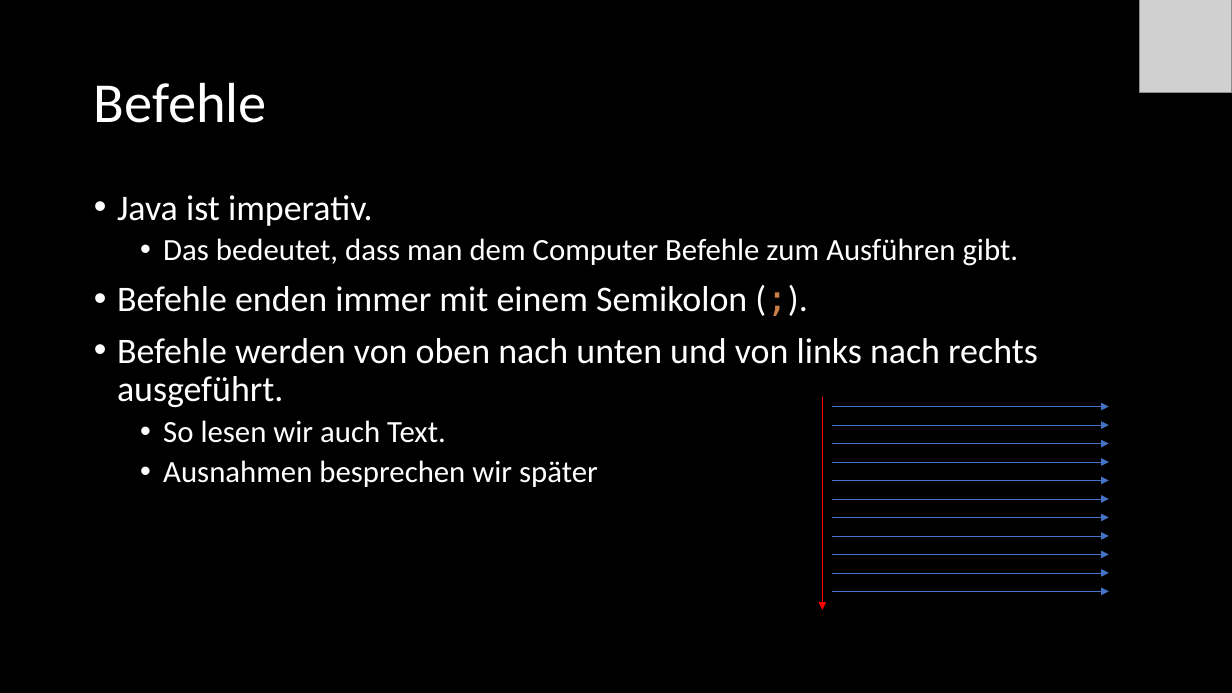
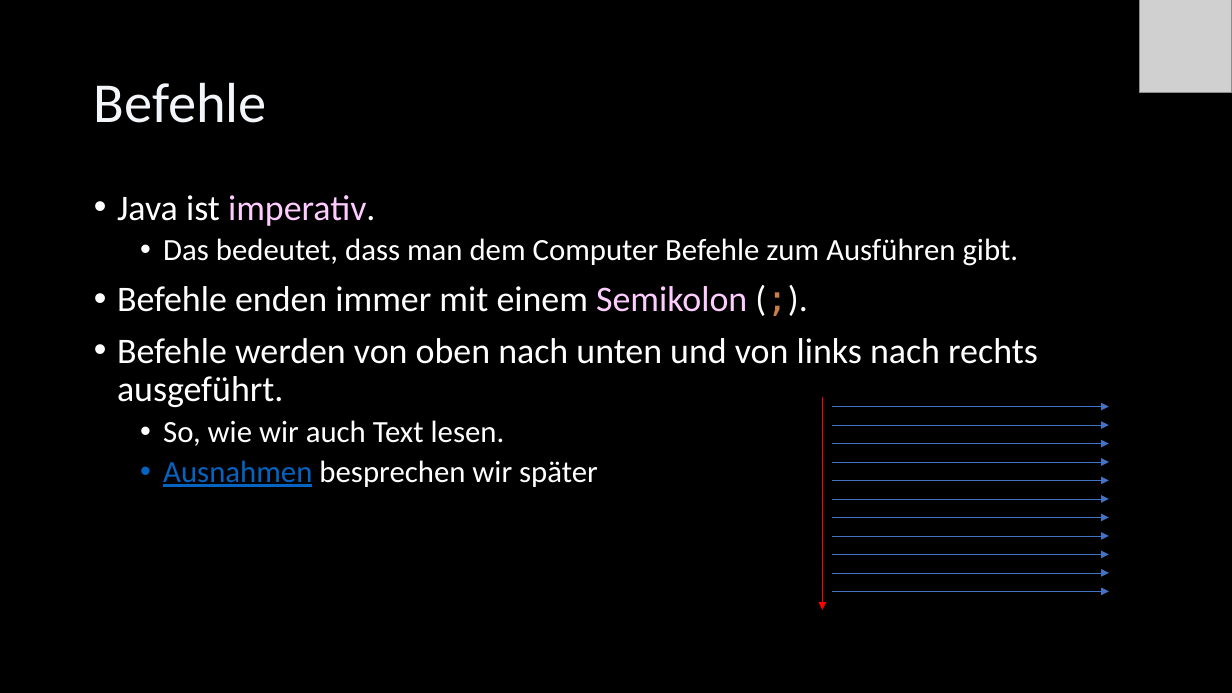
Before and after one commit to Cactusroot/Java, a slide deck: slide 5 of src/Java.pptx. Drawn at 1232x693 pixels with LibreOffice and Linux fonts; fonts in the diff are those of the drawing; grey boxes stand for pictures. Boxes give left, top, right and bottom in pixels: in the first picture for what was removed or moved away, otherwise in the second. Text is boxed around its words. In the diff, an @@ line names an element or a change of style, - is before the commit and + after.

```diff
--- a/src/Java.pptx
+++ b/src/Java.pptx
@@ text at [117,195,747,487]: text colour #FFFFFF to #FFCCFF in "imperativ.", "Semikolon"; text colour #FFFFFF to #0563C1, underline on in "Ausnahmen" @@
@@ text at [163,420,505,446]: text changed @@
-  • So lesen wir auch Text.
+  • So, wie wir auch Text lesen.
```
Also in this commit, not shown: 75 other slides changed, 3 slides added, 1 slide removed.
